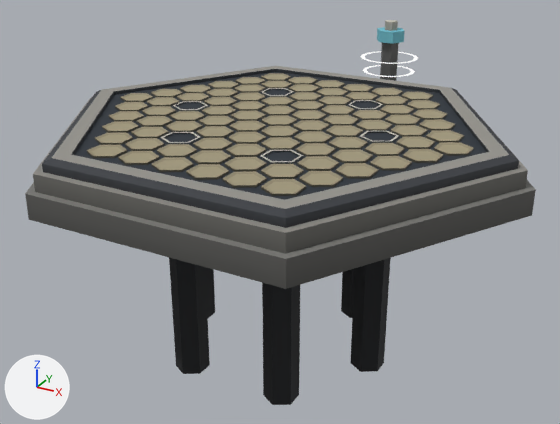
Two versions of the glTF model art/blender/export/scene_ballast_slab.glb, one commit apart.
Before and after are seen from a 50 mm camera at (10.1, -18.31, 6.45) aimed at (-0.55, 1.05, -3.23). The lights are fixed; the arrows at lower left show +X, +Y and +Z. The older version comes first.

Names of what the first picture shows: 'scene_ballast_cell_025', 'scene_ballast_cell_033', 'scene_ballast_cell_036', 'scene_ballast_cell_054', 'scene_ballast_cell_057', 'scene_ballast_cell_065', 'scene_ballast_cell_070', 'scene_ballast_cell_078', 'scene_ballast_cell_079', 'scene_ballast_cell_085', 'scene_ballast_cell_086', 'scene_ballast_cell_087', 'scene_ballast_pillar_0', 'scene_ballast_pillar_1', 'scene_ballast_pillar_3', 'scene_ballast_pillar_4', 'scene_ballast_pillar_5', 'scene_ballast_prop_core', 'scene_ballast_slab' and 81 more.
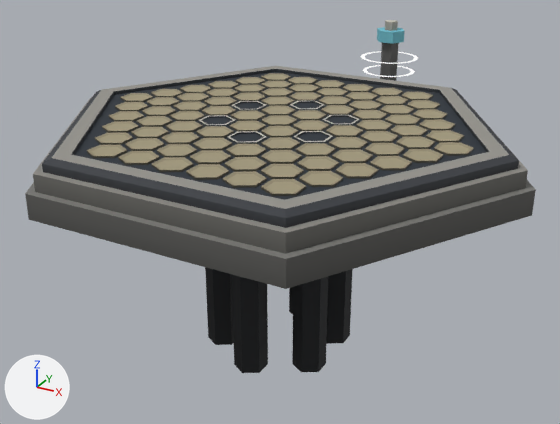
Location of each change, [x1, y1, x2, y2] in pixels of the pictures (560 x 424 px):
'scene_ballast_pillar_4', moved: before [169, 258, 210, 374]; after [232, 275, 268, 373]
'scene_ballast_pillar_5', moved: before [262, 283, 300, 405]; after [292, 276, 328, 372]
'scene_ballast_pillar_0', moved: before [350, 258, 391, 372]; after [327, 269, 353, 344]
'scene_ballast_pillar_3', moved: before [205, 267, 215, 318]; after [205, 267, 234, 345]
'scene_ballast_cell_065', moved: before [294, 131, 332, 143]; after [261, 150, 302, 164]
'scene_ballast_cell_033', moved: before [199, 116, 235, 126]; after [161, 132, 200, 144]
'scene_ballast_cell_057', moved: before [323, 115, 359, 126]; after [360, 131, 398, 143]
'scene_ballast_pillar_1', moved: before [341, 268, 355, 318]; after [289, 287, 293, 314]
'scene_ballast_cell_054', moved: before [228, 132, 266, 144]; after [173, 101, 207, 111]
'scene_ballast_cell_036', moved: before [290, 101, 324, 110]; after [349, 100, 382, 110]
'scene_ballast_cell_025', moved: before [232, 101, 266, 111]; after [261, 88, 293, 97]

Diff of the bpy script that builds the scene:
```diff
--- a/art/blender/export/scene_ballast_slab.glb.py
+++ b/art/blender/export/scene_ballast_slab.glb.py
@@ ob_scene_ballast_cell_025 @@
 ob_scene_ballast_cell_025 = bpy.data.objects.new('scene_ballast_cell_025', me_kit_cell_hex)
-ob_scene_ballast_cell_025.location = (-1.5, 0.87, 0.0)
+ob_scene_ballast_cell_025.location = (-1.5, 2.6, 0.0)
@@ ob_scene_ballast_cell_033 @@
 ob_scene_ballast_cell_033 = bpy.data.objects.new('scene_ballast_cell_033', me_kit_cell_hex)
-ob_scene_ballast_cell_033.location = (-1.5, -0.87, 0.0)
+ob_scene_ballast_cell_033.location = (-1.5, -2.6, 0.0)
@@ ob_scene_ballast_cell_036 @@
 ob_scene_ballast_cell_036 = bpy.data.objects.new('scene_ballast_cell_036', me_kit_cell_hex)
-ob_scene_ballast_cell_036.location = (0.0, 1.73, 0.0)
+ob_scene_ballast_cell_036.location = (1.5, 2.6, 0.0)
@@ ob_scene_ballast_cell_054 @@
 ob_scene_ballast_cell_054 = bpy.data.objects.new('scene_ballast_cell_054', me_kit_cell_hex)
-ob_scene_ballast_cell_054.location = (0.0, -1.73, 0.0)
+ob_scene_ballast_cell_054.location = (-3.0, 0.0, 0.0)
@@ ob_scene_ballast_cell_057 @@
 ob_scene_ballast_cell_057 = bpy.data.objects.new('scene_ballast_cell_057', me_kit_cell_hex)
-ob_scene_ballast_cell_057.location = (1.5, 0.87, 0.0)
+ob_scene_ballast_cell_057.location = (3.0, 0.0, 0.0)
@@ ob_scene_ballast_cell_065 @@
 ob_scene_ballast_cell_065 = bpy.data.objects.new('scene_ballast_cell_065', me_kit_cell_hex)
-ob_scene_ballast_cell_065.location = (1.5, -0.87, 0.0)
+ob_scene_ballast_cell_065.location = (1.5, -2.6, 0.0)
@@ ob_scene_ballast_pillar_0 @@
 ob_scene_ballast_pillar_0 = bpy.data.objects.new('scene_ballast_pillar_0', me_kit_pillar_void_old_162)
-ob_scene_ballast_pillar_0.location = (3.0, 0.0, 0.0)
+ob_scene_ballast_pillar_0.location = (1.5, 0.87, 0.0)
@@ ob_scene_ballast_pillar_1 @@
 ob_scene_ballast_pillar_1 = bpy.data.objects.new('scene_ballast_pillar_1', me_kit_pillar_void_old_163)
-ob_scene_ballast_pillar_1.location = (1.5, 2.6, 0.0)
+ob_scene_ballast_pillar_1.location = (0.0, 1.73, 0.0)
@@ ob_scene_ballast_pillar_3 @@
 ob_scene_ballast_pillar_3 = bpy.data.objects.new('scene_ballast_pillar_3', me_kit_pillar_void_old_165)
-ob_scene_ballast_pillar_3.location = (-3.0, 0.0, 0.0)
+ob_scene_ballast_pillar_3.location = (-1.5, -0.87, 0.0)
@@ ob_scene_ballast_pillar_4 @@
 ob_scene_ballast_pillar_4 = bpy.data.objects.new('scene_ballast_pillar_4', me_kit_pillar_void_old_166)
-ob_scene_ballast_pillar_4.location = (-1.5, -2.6, 0.0)
+ob_scene_ballast_pillar_4.location = (0.0, -1.73, 0.0)
@@ ob_scene_ballast_pillar_5 @@
 ob_scene_ballast_pillar_5 = bpy.data.objects.new('scene_ballast_pillar_5', me_kit_pillar_void)
-ob_scene_ballast_pillar_5.location = (1.5, -2.6, 0.0)
+ob_scene_ballast_pillar_5.location = (1.5, -0.87, 0.0)
```
